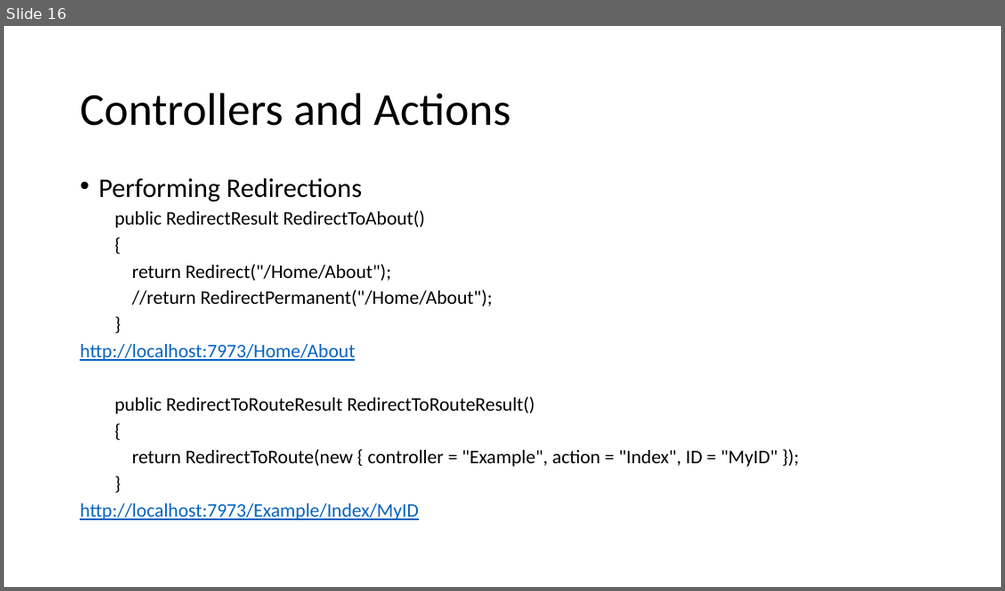
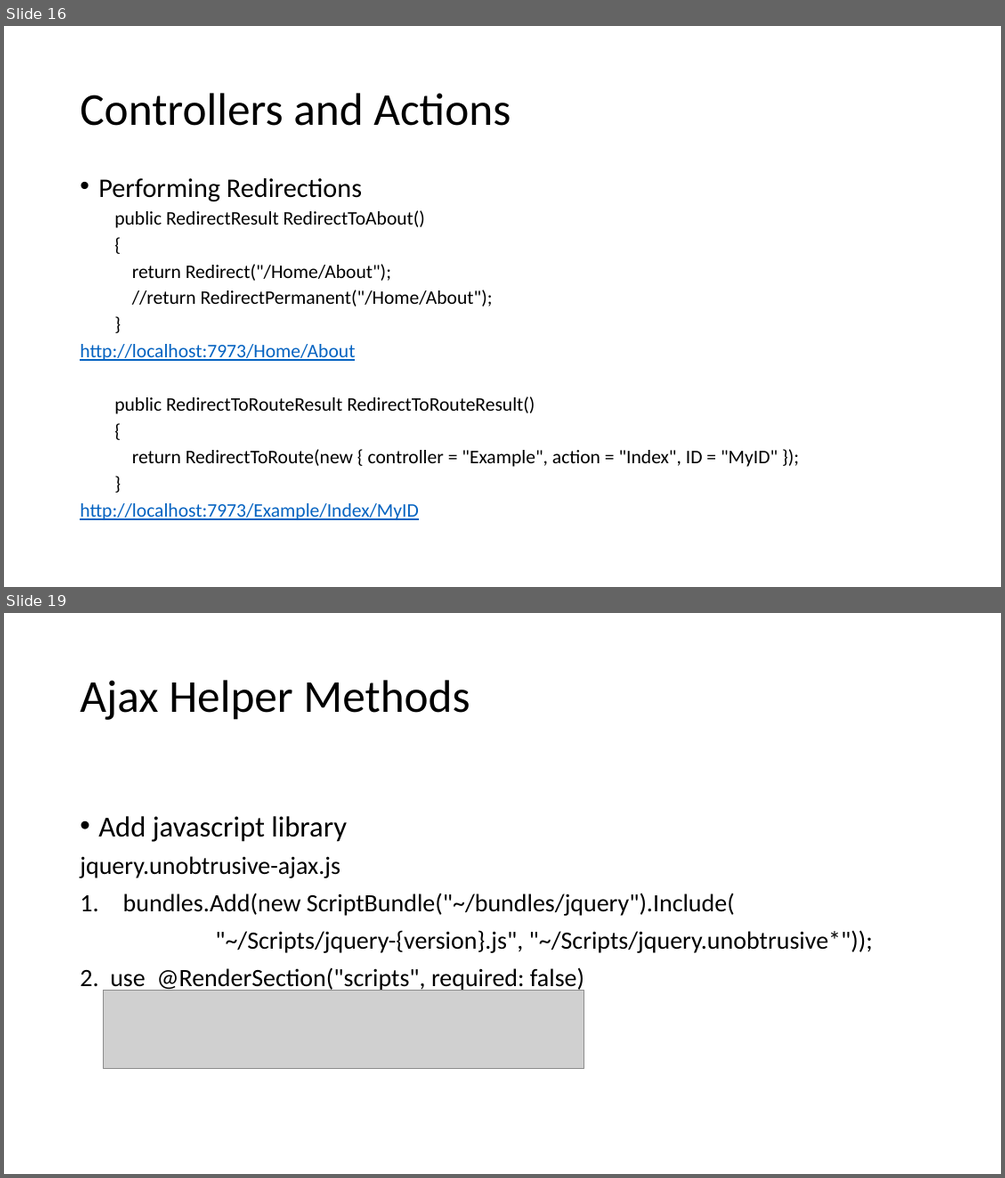
Before and after one commit to songb2/ASPNETMVCDemo, a slide deck: BasicMVCNorthwind/Asp.Net MVC Tech Talk.pptx. Shown one above the other, each under a label of ours: slide 16 before the commit, slides 16 and 19 after it; the slides between them are not shown. The pictures are 1005x591 and 1005x1178 pixels, drawn with LibreOffice and Linux fonts; fonts in the diff are those of the drawing; grey boxes stand for pictures. Boxes give left, top, right and bottom in pixels: in the first picture for what was removed or moved away, otherwise in the second. Text is boxed around its words. In the diff, an @@ line names an element or a change of style, - is before the commit and + after.

```diff
--- a/BasicMVCNorthwind/Asp.Net MVC Tech Talk.pptx
+++ b/BasicMVCNorthwind/Asp.Net MVC Tech Talk.pptx
@@ slide 19 added at (x1=4, y1=613, x2=1001, y2=1174), background #FFFFFF @@
@@ title added at (x1=80, y1=680, x2=469, y2=720), 44 pt, text #000000 @@
+Ajax Helper Methods
@@ text added at (x1=80, y1=816, x2=873, y2=992), 24 pt, text #000000 @@
+• Add javascript library
+jquery.unobtrusive-ajax.js
+1. bundles.Add(new ScriptBundle("~/bundles/jquery").Include(
+"~/Scripts/jquery-{version}.js", "~/Scripts/jquery.unobtrusive*"));
+2. use @RenderSection("scripts", required: false)
@@ picture added at (x1=104, y1=990, x2=584, y2=1069) @@
```
Also in this commit, not shown: 2 slides changed, 2 other slides added, 1 slide removed, 12 other files.
